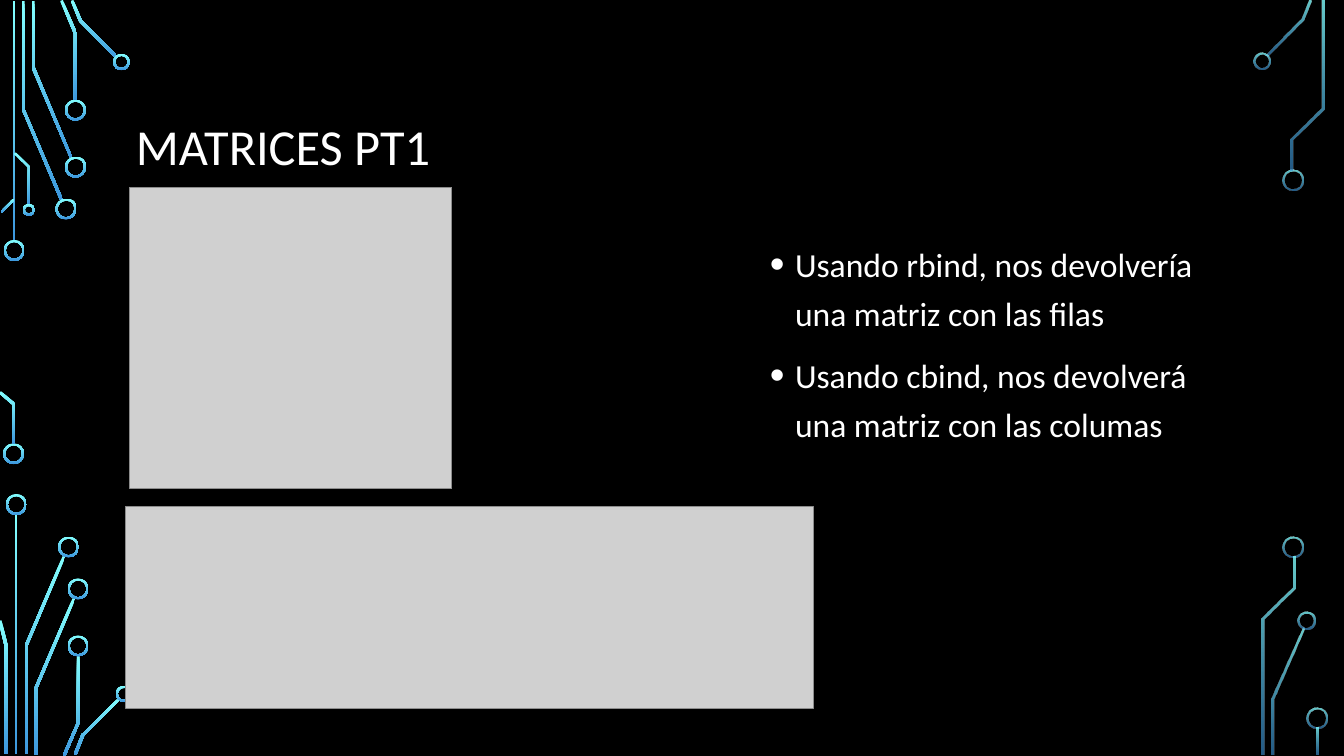
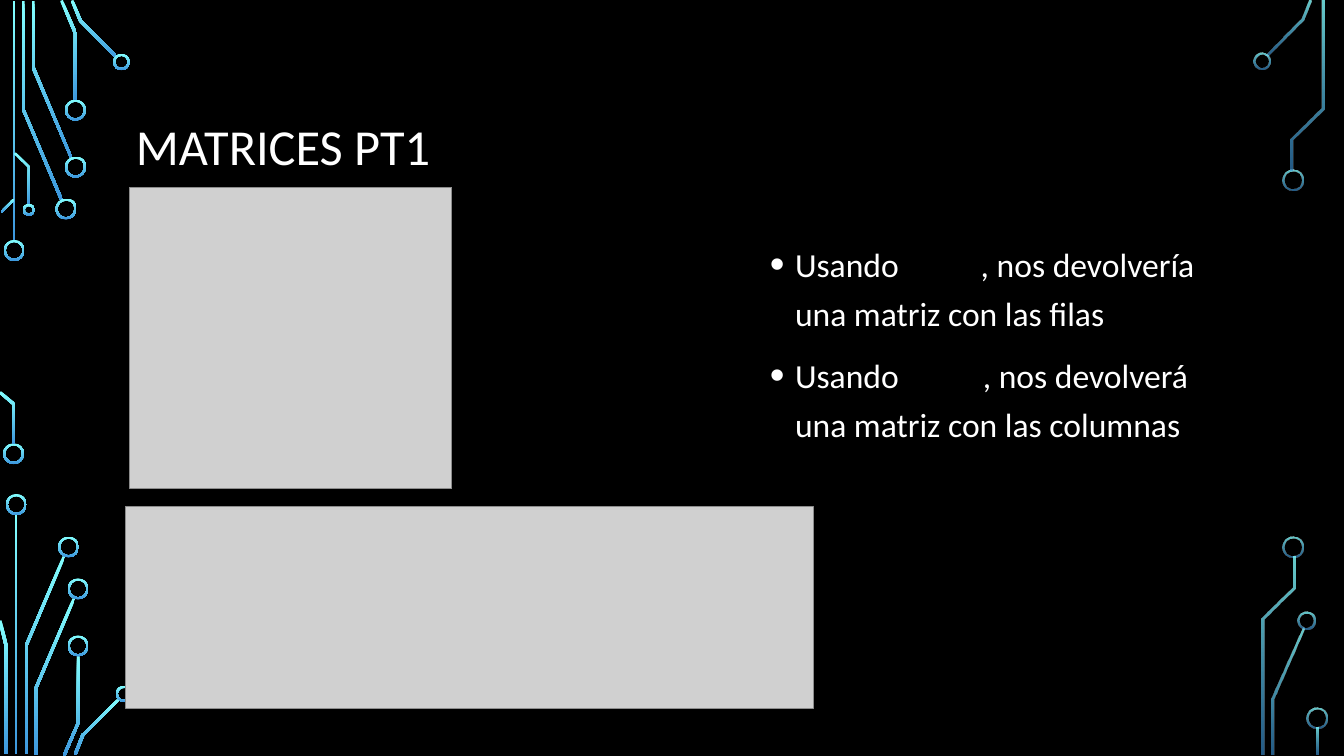
Before and after one commit to DPrietoRazola/R-DataScience, a slide deck: slide 11 of 1-Tipos de Datos.pptx. Drawn at 1344x756 pixels with LibreOffice and Linux fonts; fonts in the diff are those of the drawing; grey boxes stand for pictures; background and template pictures are left out. Boxes give left, top, right and bottom in pixels: in the first picture for what was removed or moved away, otherwise in the second. Text is boxed around its words. In the diff, an @@ line names an element or a change of style, - is before the commit and + after.

```diff
--- a/1-Tipos de Datos.pptx
+++ b/1-Tipos de Datos.pptx
@@ text at (795,253,1195,327): text colour #FFFFFF to #000000, bold on in "rbind," @@
@@ text at (795,364,1188,438): text changed @@
-• Usando cbind, nos devolverá una matriz con las columas
+• Usando cbind, nos devolverá una matriz con las columnas
```
Also in this commit, not shown: 11 other slides changed, 3 slides added, 1 other file.
